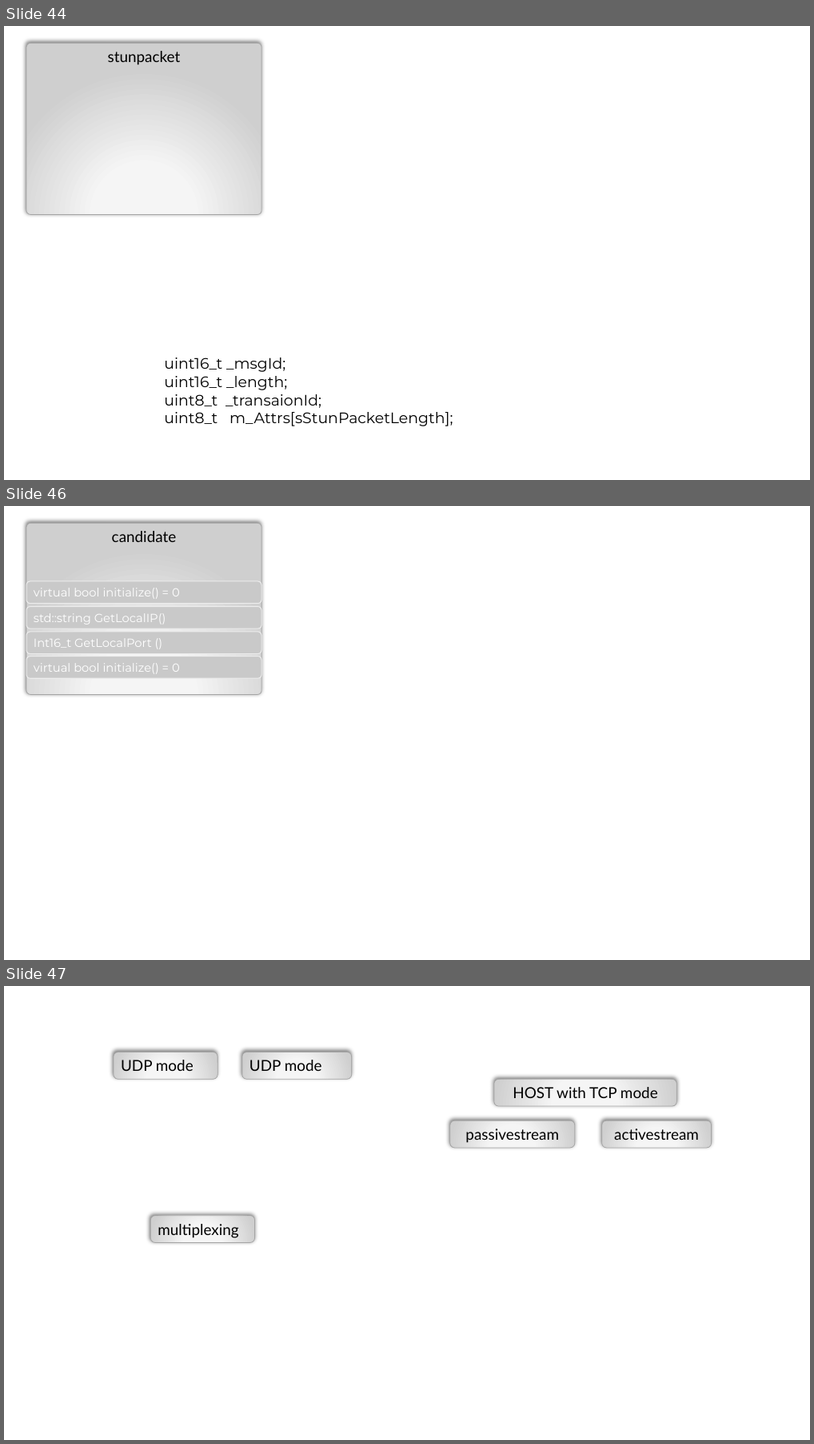
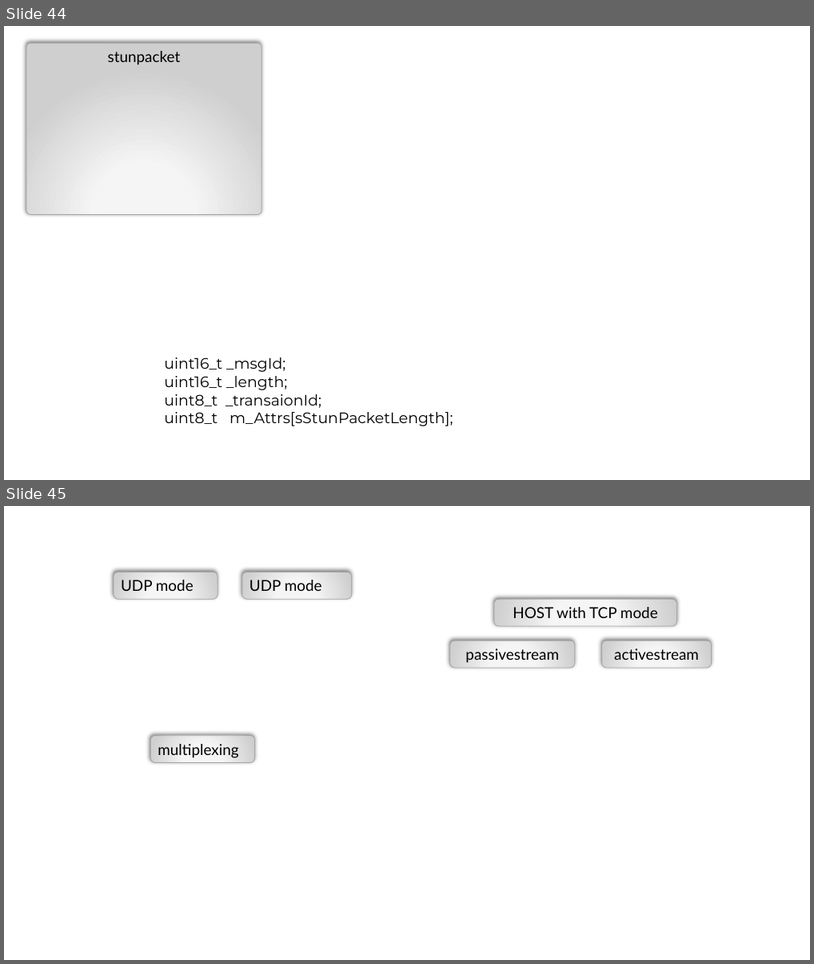
Before and after one commit to httpmail/pg-ice, a slide deck: docs.pptx. Shown one above the other, each under a label of ours: slides 44, 46 and 47 before the commit, slides 44 and 45 after it; the slides between them are not shown. The pictures are 814x1444 and 814x964 pixels, drawn with LibreOffice and Linux fonts; fonts in the diff are those of the drawing. Boxes give left, top, right and bottom in pixels: in the first picture for what was removed or moved away, otherwise in the second. Text is boxed around its words. In the diff, an @@ line names an element or a change of style, - is before the commit and + after.

```diff
--- a/docs.pptx
+++ b/docs.pptx
@@ slide 46 removed at bbox=[4, 506, 810, 960], background #FFFFFF @@
@@ rounded rectangle removed at bbox=[26, 523, 262, 694] @@
-candidate
@@ rounded rectangle removed at bbox=[26, 581, 262, 604] @@
-virtual bool initialize() = 0
@@ rounded rectangle removed at bbox=[26, 607, 262, 629] @@
-std::string GetLocalIP()
@@ rounded rectangle removed at bbox=[26, 632, 262, 654] @@
-Int16_t GetLocalPort ()
@@ rounded rectangle removed at bbox=[26, 656, 262, 679] @@
-virtual bool initialize() = 0
@@ what was slide 47 is now slide 45 @@
```
Also in this commit, not shown: 1 slide changed, 1 other slide removed, 17 other files.
